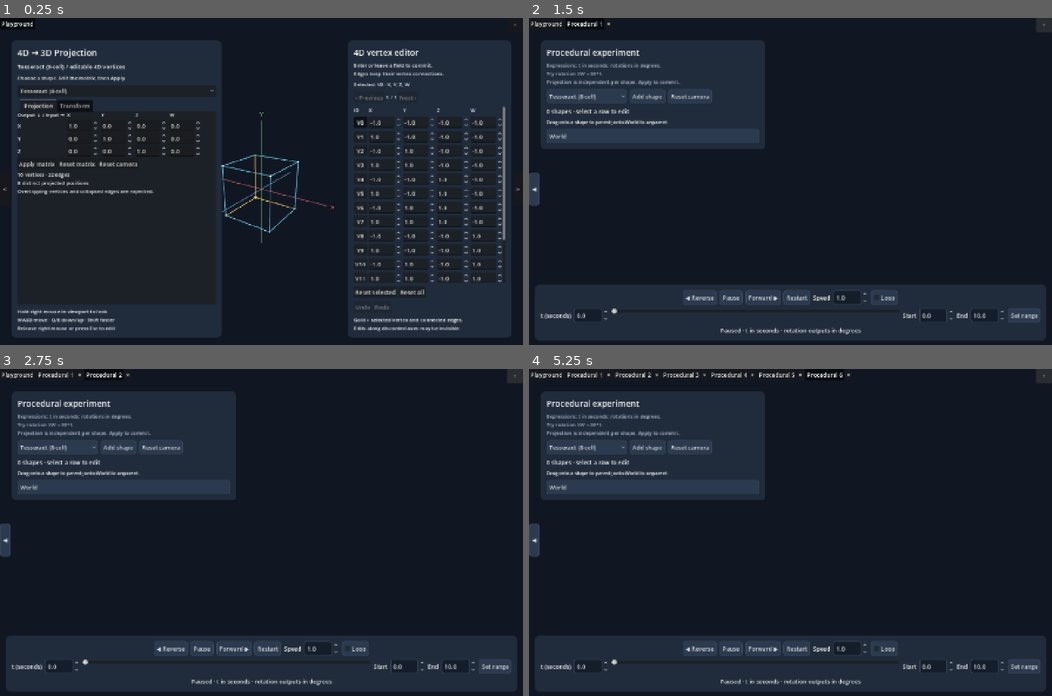
Above: before the commit, frames 1-4 (two rows, left to right).
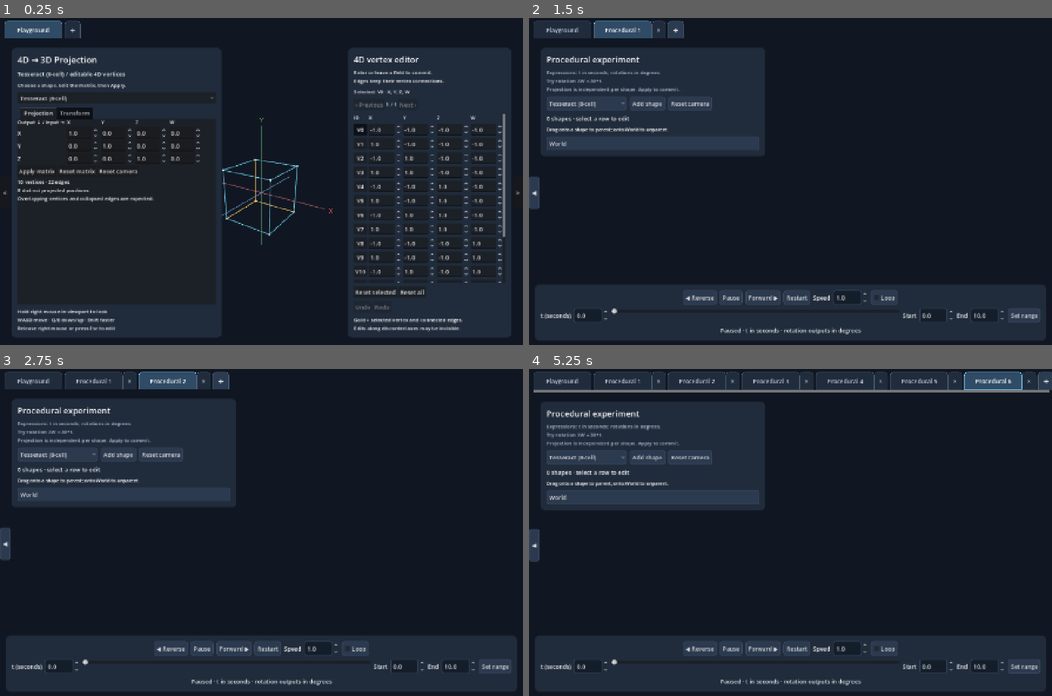
Above: after the commit, the same moments.

Repository: wonhochoi25/4Dto3D
Game: Godot game, scene res://scenes/app.tscn
Two runs of this game, one before a commit and one after it. Both use one fixed random seed, a clock stepped at 60 frames per second and the inputs below.
Inputs:
- Up to frame 1 (0.25 s): no input
- Up to frame 2 (1.5 s): click "Playground" at 0.5 s; click "+" at 1.25 s
- Up to frame 3 (2.75 s): click "+" at 2 s
- Up to frame 4 (5.25 s): click "+" at 2.75 s; click "+" at 3.5 s; click "+" at 4.25 s; click "+" at 5 s

The runs differ from the first frame. In frame 1, 9.9% of the frame differs, in the area x 0-100%, y 0-81%; in frame 2, 5.7%; in frame 3, 6.4%; in frame 4, 11%, in the area x 0-100%, y 0-59%.

Commit message:
changed tab looks

Diff:
--- a/scripts/app_shell.gd
+++ b/scripts/app_shell.gd
@@ -8,32 +8,67 @@
 var serial := 0
 var tabs: HBoxContainer
 var content: Control
+var add_tab_button: Button
 
 func _ready() -> void:
 	set_anchors_and_offsets_preset(Control.PRESET_FULL_RECT)
 	var layout := VBoxContainer.new()
+	layout.add_theme_constant_override("separation", 0)
 	layout.set_anchors_and_offsets_preset(Control.PRESET_FULL_RECT)
 	add_child(layout)
+	var strip := PanelContainer.new()
+	var background := StyleBoxFlat.new()
+	background.bg_color = Color("101722")
+	background.content_margin_left = 12
+	background.content_margin_top = 8
+	background.content_margin_bottom = 4
+	strip.add_theme_stylebox_override("panel", background)
+	layout.add_child(strip)
 	var bar := HBoxContainer.new()
-	layout.add_child(bar)
+	strip.add_child(bar)
 	var scroll := ScrollContainer.new()
 	scroll.size_flags_horizontal = Control.SIZE_EXPAND_FILL
 	scroll.vertical_scroll_mode = ScrollContainer.SCROLL_MODE_DISABLED
 	bar.add_child(scroll)
 	tabs = HBoxContainer.new()
+	tabs.add_theme_constant_override("separation", 6)
 	scroll.add_child(tabs)
 	var add := Button.new()
+	add_tab_button = add
 	add.text = "+"
 	add.tooltip_text = "New procedural experiment"
 	add.custom_minimum_size = Vector2(44, 38)
 	add.pressed.connect(new_procedural)
-	bar.add_child(add)
+	style_tab_button(add)
+	add.add_theme_font_size_override("font_size", 24)
+	tabs.add_child(add)
 	content = Control.new()
 	content.size_flags_vertical = Control.SIZE_EXPAND_FILL
 	layout.add_child(content)
 	content.resized.connect(sync_tab_resolution)
 	get_viewport().size_changed.connect(sync_tab_resolution)
 	add_page(Playground.instantiate(), "Playground", false)
+
+## Visible tab surfaces distinguish the active workspace from inactive tabs.
+func style_tab_button(button: Button) -> void:
+	for state in ["normal", "hover", "pressed", "hover_pressed"]:
+		var selected: bool = state in ["pressed", "hover_pressed"]
+		var style := StyleBoxFlat.new()
+		style.bg_color = Color("304b65") if selected else Color("202c3c")
+		if state == "hover": style.bg_color = Color("2b3b50")
+		style.border_color = Color("79c8ef") if selected else Color("465a72")
+		style.set_border_width_all(1)
+		style.border_width_bottom = 3 if selected else 1
+		style.corner_radius_top_left = 9
+		style.corner_radius_top_right = 9
+		style.content_margin_left = 14
+		style.content_margin_right = 14
+		style.content_margin_top = 8
+		style.content_margin_bottom = 8
+		button.add_theme_stylebox_override(state, style)
+	button.add_theme_color_override("font_color", Color("c3cedd"))
+	button.add_theme_color_override("font_pressed_color", Color.WHITE)
+	button.add_theme_font_size_override("font_size", 16)
 
 func new_procedural() -> void:
 	serial += 1
@@ -53,9 +88,13 @@
 	configure_tab_resolution(host, viewport)
 	viewport.add_child(scene)
 	var header := HBoxContainer.new()
+	header.add_theme_constant_override("separation", 0)
 	tabs.add_child(header)
+	tabs.move_child(header, add_tab_button.get_index())
 	var button := Button.new()
 	button.text = title
+	button.custom_minimum_size = Vector2(160, 42)
+	style_tab_button(button)
 	button.toggle_mode = true
 	button.focus_mode = Control.FOCUS_NONE
 	header.add_child(button)
@@ -65,6 +104,8 @@
 	if closable:
 		var close := Button.new()
 		close.text = "×"
+		close.custom_minimum_size = Vector2(32, 42)
+		style_tab_button(close)
 		close.tooltip_text = "Close " + title
 		close.focus_mode = Control.FOCUS_NONE
 		header.add_child(close)
